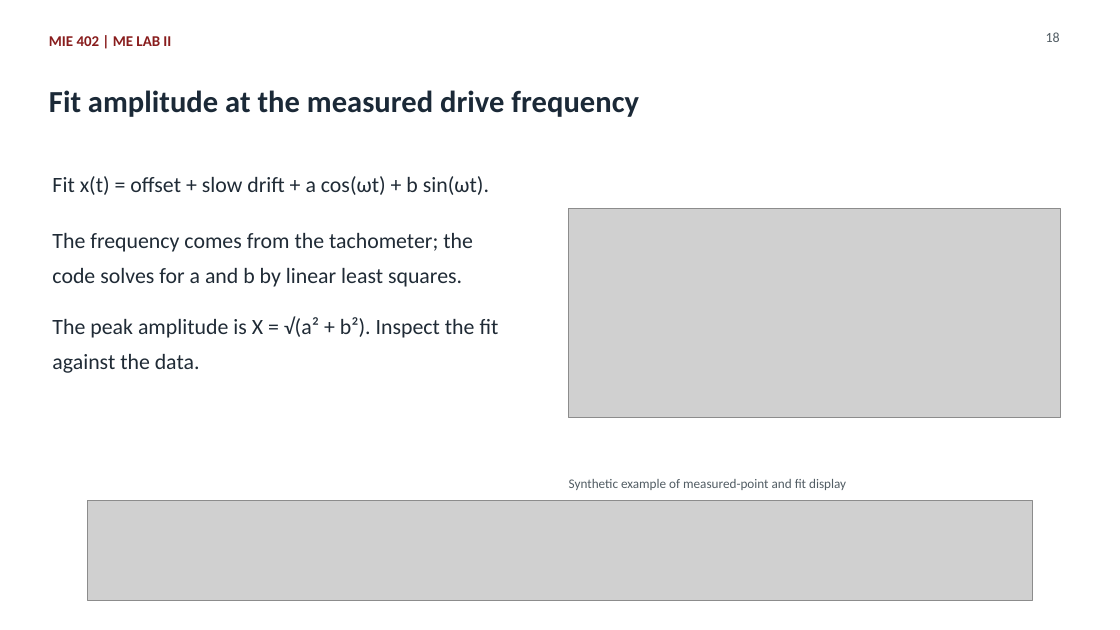
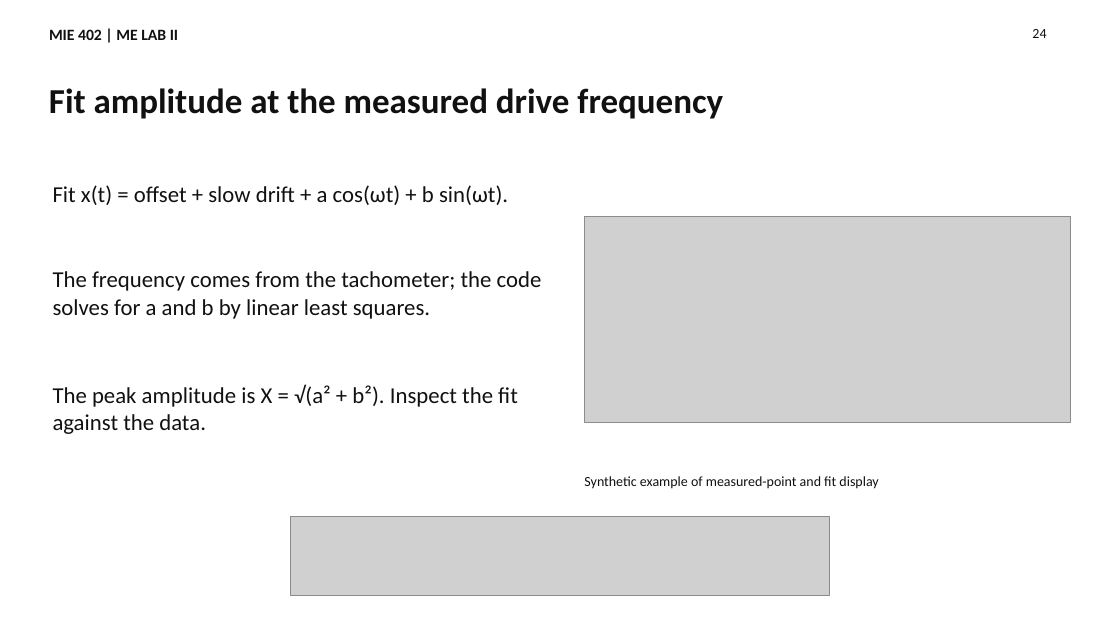
Before and after one commit to Ehsan-Roohi/MIE402-Lab, a slide deck: slide 24 of site/docs/MIE402_Lecture06_Forced_Response_Fall2026.pptx (slide 18 before the commit). Drawn at 1120x630 pixels with LibreOffice and Linux fonts; fonts in the diff are those of the drawing; grey boxes stand for pictures. Boxes give left, top, right and bottom in pixels: in the first picture for what was removed or moved away, otherwise in the second. Text is boxed around its words. In the diff, an @@ line names an element or a change of style, - is before the commit and + after.

```diff
--- a/site/docs/MIE402_Lecture06_Forced_Response_Fall2026.pptx
+++ b/site/docs/MIE402_Lecture06_Forced_Response_Fall2026.pptx
@@ text "MIE 402 | ME LAB ..." at [49,29,178,40]: size 12.8 to 13.5 pt, text colour #881C1C to #111111; line spacing 1.32 to 1 @@
@@ text added at [1032,29,1046,38], 12 pt, text #111111 @@
+24
@@ text removed at [1046,32,1060,42] @@
-18
@@ text "Fit amplitude at the measured ..." at [49,88,723,119]: size 26.2 to 30 pt, text colour #1B2937 to #111111; line spacing 1.32 to 1 @@
@@ text "Fit x(t) = offset + ...": place and size @@
-text "Fit x(t) = offset + ..." at [52,176,489,195]
+text "Fit x(t) = offset + ..." at [53,185,508,205]
@@ text "Fit x(t) = offset + ..." at [53,185,508,205]: size 18.8 to 19.5 pt, text colour #202B36 to #111111; line spacing 1.32 to 1 @@
@@ picture: place and size @@
-picture at [569,208,1060,418]
+picture at [585,216,1070,423]
@@ text at [53,271,542,319]: text changed; size 18.8 to 19.5 pt; text colour #202B36 to #111111 @@
-The frequency comes from the tachometer; the
-code solves for a and b by linear least squares.
+The frequency comes from the tachometer; the code solves for a and b by linear least squares.
@@ text at [53,384,518,434]: text changed; size 18.8 to 19.5 pt; text colour #202B36 to #111111 @@
-The peak amplitude is X = √(a² + b²). Inspect the fit
-against the data.
+The peak amplitude is X = √(a² + b²). Inspect the fit against the data.
@@ text "Synthetic example of measured-point and ...": place and size @@
-text "Synthetic example of measured-point and ..." at [569,479,846,490]
+text "Synthetic example of measured-point and ..." at [584,476,878,489]
@@ text "Synthetic example of measured-point and ..." at [584,476,878,489]: size 11.2 to 12 pt, text colour #525D64 to #111111; line spacing 1.32 to 1 @@
@@ picture removed at [87,501,1033,601] @@
@@ picture added at [291,517,830,596] @@
```
Also in this commit, not shown: 15 other slides changed, 14 slides added, 7 slides removed, 57 other files.
